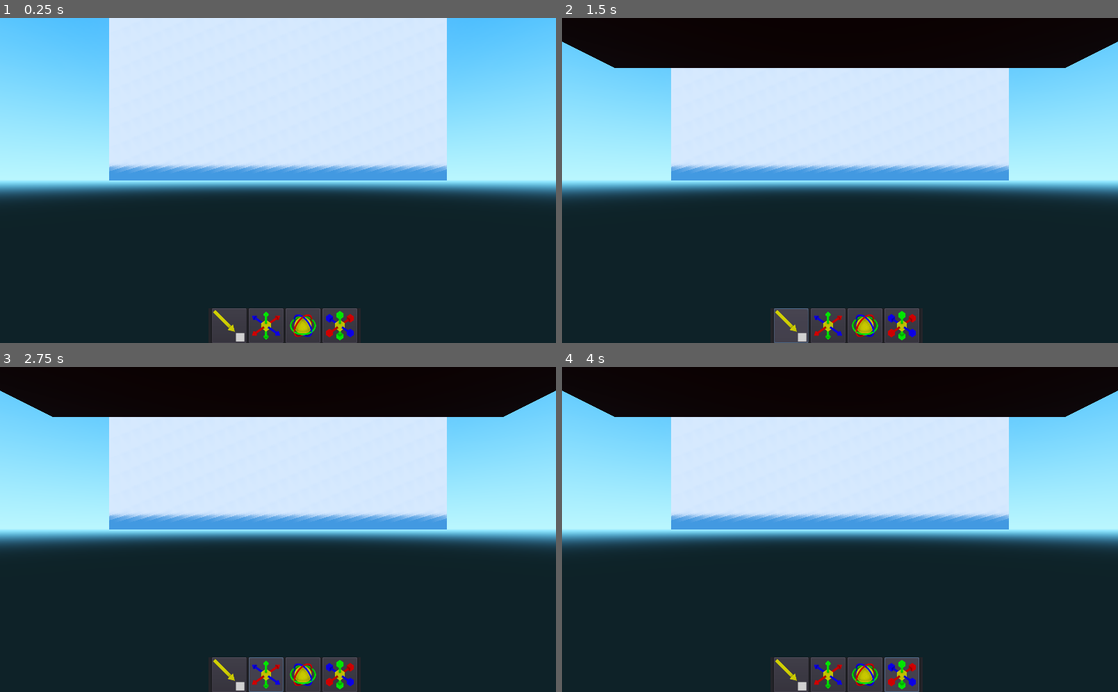
Above: before the commit, frames 1-4 (two rows, left to right).
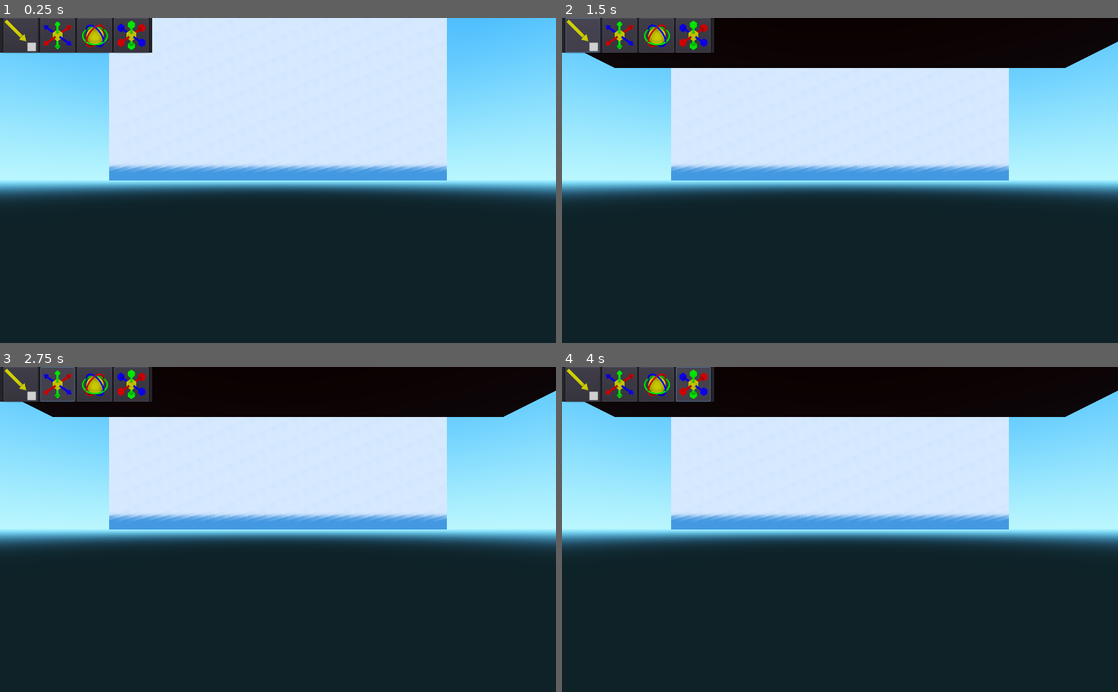
Above: after the commit, the same moments.

Repository: ujjwal3067/sim
Game: Godot game, scene res://Example_Scene.tscn
The game is run twice, just before and just after one commit, with the same random seed, the same clock (stepped at 60 frames per second) and the same inputs.
Inputs (mouse positions are in pixels of both pictures, inside the frame that each line leads up to; where the layout moved, square brackets give the same spot in the first picture):
- Up to frame 1 (0.25 s): no input
- Up to frame 2 (1.5 s): move the mouse to (962, 164) at 0.52 s; hold D (editor_move_right) 0.53-1.25 s; hold Shift 0.53-1.25 s; click (962, 164) at 0.67 s; click (584, 34) [789, 326] at 1.25 s
- Up to frame 3 (2.75 s): click (55, 383) [266, 675] at 2 s
- Up to frame 4 (4 s): click (656, 383) [862, 675] at 2.75 s; click (695, 383) [901, 675] at 3.5 s

The runs differ from the first frame. In frame 1, 5.6% of the frame differs, in the area x 0-65%, y 0-100%; in frame 2, 5.6%; in frame 3, 5.6%; in frame 4, 5.6%.

Commit message:
updated few things

Diff:
--- a/core/Editor_Camera_Controller.gd
+++ b/core/Editor_Camera_Controller.gd
@@ -81,15 +81,21 @@
 func _unhandled_input(event):
 	if (editor_controller.is_in_freelook_mode == true):
 		if (event is InputEventMouseMotion):
+			# store the current rotation of the camera
 			var camera_rotation = view_camera.rotation_degrees;
 
+			# NOTE : event.realtive gives the position of the mouse relative to last position ( position in the last frame ) of type Vector2
 			camera_rotation.x = clamp(camera_rotation.x + (-event.relative.y * MOUSE_SENSITIVTY), -CAMERA_MAX_ROTATION_ANGLE, CAMERA_MAX_ROTATION_ANGLE);
 
-			rotation_degrees.y += -event.relative.x * MOUSE_SENSITIVTY;
+			# rotation_degrees.y += -event.relative.x * MOUSE_SENSITIVTY;
+			camera_rotation.y += -event.relative.x * MOUSE_SENSITIVTY;
 
 			view_camera.rotation_degrees = camera_rotation;
 
 	else:
+		# SELECT mode
+		# This mode is used for selecting the object in the viewport
+
 		if (event is InputEventMouseButton):
 			if (event.button_index == BUTTON_LEFT and event.pressed == true):
 				if (editor_controller.editor_mode == "SELECT"):
@@ -97,17 +103,24 @@
 
 
 func _physics_process(delta):
+
+	# send_raycast is only true when editor is in SELECT MODE
 	if (send_raycast == true):
+		# we send out single raycast per mouse click so turn it off
 		send_raycast = false;
 		var selected_node = null;
-		var space_state = get_world().direct_space_state;
+		var space_state = get_world().direct_space_state; # don't access this method out side physics process thread
 
 		var raycast_from = view_camera.project_ray_origin(get_tree().root.get_mouse_position())
 		var raycast_to = raycast_from + view_camera.project_ray_normal(get_tree().root.get_mouse_position()) * 100;
 
+		# NORMAL_COLLISON_LAYER is collision mask
+		# output of intersect query is a dictionary
 		var result = space_state.intersect_ray(raycast_from, raycast_to, [self], NORMAL_COLLISION_LAYER);
 
 		if (result.size() > 0):
 			selected_node = result.collider;
 
+		# emit signal also pass the collider details of the object selected
+		# null will be emitted if no node are found by the raycast.
 		emit_signal("physics_object_selected", selected_node);
--- a/core/Example_Scene.tscn
+++ b/core/Example_Scene.tscn
@@ -207,13 +207,8 @@
 }
 
 [node name="Gizmo_Selection" type="Panel" parent="Editor_Controller/Editor_UI"]
-anchor_left = 0.5
-anchor_top = 1.0
-anchor_right = 0.5
-anchor_bottom = 1.0
-margin_left = -128.0
-margin_top = -64.0
-margin_right = 152.0
+margin_right = 280.0
+margin_bottom = 64.0
 
 [node name="HBoxContainer" type="HBoxContainer" parent="Editor_Controller/Editor_UI/Gizmo_Selection"]
 anchor_right = 1.0
@@ -253,6 +248,10 @@
 [node name="TextureRect" type="TextureRect" parent="Editor_Controller/Editor_UI/Gizmo_Selection/HBoxContainer/Button_Rotate"]
 anchor_right = 1.0
 anchor_bottom = 1.0
+margin_left = 1.06848
+margin_top = 1.06848
+margin_right = 1.06848
+margin_bottom = 1.06848
 texture = ExtResource( 3 )
 expand = true
 
